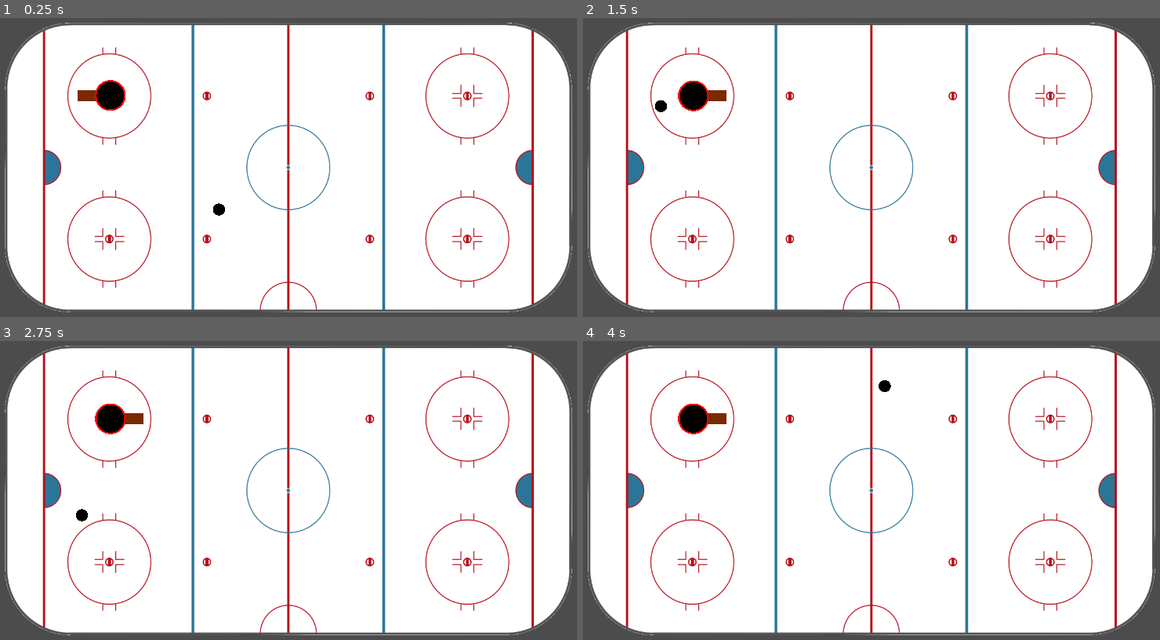
Above: before the commit, frames 1-4 (two rows, left to right).
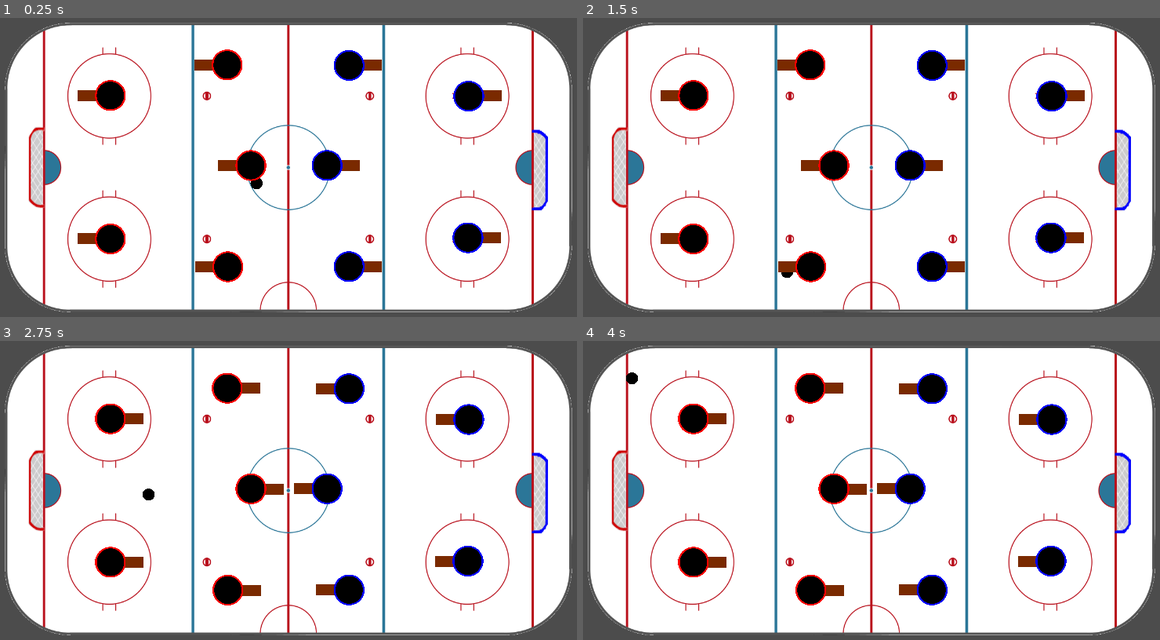
Above: after the commit, the same moments.

Repository: excelsi0r/IceHockeyArcade
Game: Godot game, scene res://Root.tscn
Same seed, same stepped clock (60 frames per second), same inputs: the game is played once before the commit and once after it.
Inputs:
- Up to frame 1 (0.25 s): no input
- Up to frame 2 (1.5 s): hold W 0.53-1.28 s; hold S from 1.28 s (still down)
- Up to frame 3 (2.75 s): release S at 2.03 s; hold W from 2.03 s (still down)
- Up to frame 4 (4 s): release W at 3.53 s; hold S from 3.53 s (still down)

The runs differ from the first frame. In frame 1, 6.3% of the frame differs, in the area x 4-95%, y 10-89%; in frame 2, 6.5%; in frame 3, 6.3%; in frame 4, 6.3%.

Commit message:
added goals

Diff:
--- a/IceHockey/Disk.gd
+++ b/IceHockey/Disk.gd
@@ -1,10 +1,13 @@
 extends KinematicBody2D
 
-var INIT_SPEED = 10
+var INIT_SPEED = 5
 var velocity = Vector2()
+var INIT_POS = Vector2()
 
 func _ready():
 	velocity = Vector2(rand_range(-INIT_SPEED/2, -INIT_SPEED), rand_range(0, INIT_SPEED/2))
+	INIT_POS = global_position
+
 	pass
 
 func _process(delta):
@@ -13,3 +16,8 @@
 	if collision:
 		velocity = velocity.bounce(collision.normal)
 	pass
+
+func reset():
+	global_position = INIT_POS
+	velocity = Vector2(rand_range(-INIT_SPEED/2, -INIT_SPEED), rand_range(0, INIT_SPEED/2))
+	pass
--- /dev/null
+++ b/IceHockey/GoalArea.gd
@@ -0,0 +1,13 @@
+extends Area2D
+
+func _ready():
+	connect("body_entered",self,"_on_Area2D_body_enter")
+	pass
+
+func _on_Area2D_body_enter( body ):
+	if body.has_method("reset"): body.reset()
+
+#func _process(delta):
+#	# Called every frame. Delta is time since last frame.
+#	# Update game logic here.
+#	pass
--- a/IceHockey/Left1.gd
+++ b/IceHockey/Left1.gd
@@ -4,7 +4,7 @@
 var ROT_MAX_S
 var INIT_ROT
 
-const SPEED = 10*PI #duas voltas por segundo
+const SPEED = 5*PI #duas voltas por segundo
 
 func _ready():
 	ROT_MAX_W = rotation + PI
--- /dev/null
+++ b/IceHockey/Rigth1.gd
@@ -0,0 +1,41 @@
+extends Node2D
+
+var ROT_MAX_W
+var ROT_MAX_S
+var INIT_ROT
+
+const SPEED = 5*PI #duas voltas por segundo
+
+func _ready():
+	ROT_MAX_W = rotation - PI
+	ROT_MAX_S = rotation + PI
+	INIT_ROT = rotation
+	pass
+
+func _process(delta):
+
+	var increment = SPEED*delta
+
+	var incremented_rotation_w = rotation - increment
+	var incremented_rotation_s = rotation + increment
+
+	if Input.is_key_pressed(KEY_W) && incremented_rotation_w > ROT_MAX_W:
+		rotate(-increment)
+	elif Input.is_key_pressed(KEY_W) && incremented_rotation_w <= ROT_MAX_W:
+		rotation = ROT_MAX_W
+	elif !Input.is_key_pressed(KEY_W) && !Input.is_key_pressed(KEY_S) && rotation < INIT_ROT:
+		if rotation + (increment) > INIT_ROT:
+			rotation = INIT_ROT
+		else:
+			rotate(increment)
+	elif Input.is_key_pressed(KEY_S) && incremented_rotation_s < ROT_MAX_S:
+		rotate(increment)
+	elif Input.is_key_pressed(KEY_S) && incremented_rotation_s >= ROT_MAX_S:
+		rotation = ROT_MAX_S
+	elif !Input.is_key_pressed(KEY_W) && !Input.is_key_pressed(KEY_S) && rotation > INIT_ROT:
+		if rotation - (increment) < INIT_ROT:
+			rotation = INIT_ROT
+		else:
+			rotate(-increment)
+
+	pass
--- a/IceHockey/Root.tscn
+++ b/IceHockey/Root.tscn
@@ -1,42 +1,19 @@
-[gd_scene load_steps=13 format=2]
+[gd_scene load_steps=19 format=2]
 
 [ext_resource path="res://textures/hockey_no_background_white.png" type="Texture" id=1]
 [ext_resource path="res://textures/hockey_no_background.png" type="Texture" id=2]
-[ext_resource path="res://Disk.gd" type="Script" id=3]
-[ext_resource path="res://textures/disk.png" type="Texture" id=4]
-[ext_resource path="res://Left1.gd" type="Script" id=5]
-[ext_resource path="res://textures/stick.png" type="Texture" id=6]
-[ext_resource path="res://textures/player-red.png" type="Texture" id=7]
+[ext_resource path="res://textures/goal_red.png" type="Texture" id=3]
+[ext_resource path="res://GoalArea.gd" type="Script" id=4]
+[ext_resource path="res://textures/goal_blue.png" type="Texture" id=5]
+[ext_resource path="res://Disk.gd" type="Script" id=6]
+[ext_resource path="res://textures/disk.png" type="Texture" id=7]
+[ext_resource path="res://Left1.gd" type="Script" id=8]
+[ext_resource path="res://textures/stick.png" type="Texture" id=9]
+[ext_resource path="res://textures/player-red.png" type="Texture" id=10]
+[ext_resource path="res://Rigth1.gd" type="Script" id=11]
+[ext_resource path="res://textures/player-blue.png" type="Texture" id=12]
 
 [sub_resource type="SpriteFrames" id=2]
-
-animations = [ {
-"frames": [ ExtResource( 4 ) ],
-"loop": true,
-"name": "default",
-"speed": 5.0
-} ]
-
-[sub_resource type="CircleShape2D" id=3]
-
-custom_solver_bias = 0.0
-radius = 10.0
-
-[sub_resource type="RectangleShape2D" id=4]
-
-custom_solver_bias = 0.0
-extents = Vector2( 15.0455, 13.9633 )
-
-[sub_resource type="SpriteFrames" id=5]
-
-animations = [ {
-"frames": [ ExtResource( 6 ) ],
-"loop": true,
-"name": "default",
-"speed": 5.0
-} ]
-
-[sub_resource type="SpriteFrames" id=6]
 
 animations = [ {
 "frames": [ ExtResource( 7 ) ],
@@ -45,6 +22,43 @@
 "speed": 5.0
 } ]
 
+[sub_resource type="CircleShape2D" id=3]
+
+custom_solver_bias = 0.0
+radius = 10.0
+
+[sub_resource type="RectangleShape2D" id=4]
+
+custom_solver_bias = 0.0
+extents = Vector2( 15.0455, 13.9633 )
+
+[sub_resource type="SpriteFrames" id=5]
+
+animations = [ {
+"frames": [ ExtResource( 9 ) ],
+"loop": true,
+"name": "default",
+"speed": 5.0
+} ]
+
+[sub_resource type="SpriteFrames" id=6]
+
+animations = [ {
+"frames": [ ExtResource( 10 ) ],
+"loop": true,
+"name": "default",
+"speed": 5.0
+} ]
+
+[sub_resource type="SpriteFrames" id=7]
+
+animations = [ {
+"frames": [ ExtResource( 12 ) ],
+"loop": true,
+"name": "default",
+"speed": 5.0
+} ]
+
 [node name="IceHockey" type="Node2D" index="0"]
 
 __meta__ = {
@@ -73,10 +87,10 @@
 anchor_top = 0.0
 anchor_right = 0.0
 anchor_bottom = 0.0
-margin_left = -32.8792
-margin_top = -41.9167
-margin_right = 33.1208
-margin_bottom = 39.0833
+margin_left = -33.0
+margin_top = -42.0
+margin_right = 33.0
+margin_bottom = 39.0
 rect_pivot_offset = Vector2( 0, 0 )
 rect_clip_content = false
 mouse_filter = 1
@@ -90,42 +104,16 @@
 "_edit_lock_": true
 }
 
-[node name="Ring" type="CollisionPolygon2D" parent="Field" index="1"]
-
-position = Vector2( -36.0845, -43.1606 )
-scale = Vector2( 0.0698428, 0.138182 )
-build_mode = 0
-polygon = PoolVector2Array( 510.892, 65.2949, 153, 66.9999, 106, 78.9999, 66.9999, 110, 50.9999, 152, 46.9999, 447, 61.9999, 498, 84.9999, 525, 121.915, 549.035, 153, 553, 873, 554, 920, 545, 954, 520, 976, 484, 988, 445, 990.12, 174.497, 969.362, 114.932, 937.775, 83.3449, 879.112, 65.2949, 511, 64.9999, 512.022, 80.8739, 880.015, 78.8324, 929.652, 94.1749, 962.142, 129.372, 975.68, 173.595, 972.972, 445.247, 965, 481, 947, 511, 913, 536, 872, 544, 154, 542, 121.012, 534.595, 93.9374, 517.447, 72.9999, 491, 58.9999, 452, 60.9999, 158, 79.9999, 118, 111, 89.9999, 153.888, 80.2972, 511.795, 79.7349 )
-_sections_unfolded = [ "Material" ]
-__meta__ = {
-"_edit_lock_": true
-}
-
-[node name="Field2" type="StaticBody2D" parent="." index="1"]
-
-position = Vector2( 506.737, 303.105 )
-scale = Vector2( 14.3179, 7.23684 )
-input_pickable = false
-collision_layer = 1
-collision_mask = 1
-constant_linear_velocity = Vector2( 0, 0 )
-constant_angular_velocity = 0.0
-friction = 1.0
-bounce = 0.0
-__meta__ = {
-"_edit_lock_": true
-}
-
-[node name="Background" type="TextureRect" parent="Field2" index="0"]
+[node name="Background2" type="TextureRect" parent="Field" index="1"]
 
 anchor_left = 0.0
 anchor_top = 0.0
 anchor_right = 0.0
 anchor_bottom = 0.0
-margin_left = -32.8792
-margin_top = -41.9167
-margin_right = 33.1208
-margin_bottom = 39.0833
+margin_left = -33.0
+margin_top = -42.0
+margin_right = 33.0
+margin_bottom = 39.0
 rect_pivot_offset = Vector2( 0, 0 )
 rect_clip_content = false
 mouse_filter = 1
@@ -139,7 +127,7 @@
 "_edit_lock_": true
 }
 
-[node name="Ring" type="CollisionPolygon2D" parent="Field2" index="1"]
+[node name="Ring" type="CollisionPolygon2D" parent="Field" index="2"]
 
 position = Vector2( -36.0845, -43.1606 )
 scale = Vector2( 0.0698428, 0.138182 )
@@ -150,15 +138,155 @@
 "_edit_lock_": true
 }
 
-[node name="Disk" type="KinematicBody2D" parent="." index="2"]
-
-editor/display_folded = true
+[node name="RedGoal" type="Node2D" parent="." index="1"]
+
+editor/display_folded = true
+position = Vector2( 119, 300 )
+
+[node name="GoalTexture" type="TextureRect" parent="RedGoal" index="0"]
+
+anchor_left = 0.0
+anchor_top = 0.0
+anchor_right = 0.0
+anchor_bottom = 0.0
+margin_left = -122.0
+margin_top = 156.0
+margin_right = 190.0
+margin_bottom = 356.0
+rect_rotation = -89.9634
+rect_pivot_offset = Vector2( 0, 0 )
+rect_clip_content = false
+mouse_filter = 1
+mouse_default_cursor_shape = 0
+size_flags_horizontal = 1
+size_flags_vertical = 1
+texture = ExtResource( 3 )
+expand = true
+stretch_mode = 0
+__meta__ = {
+"_edit_lock_": true
+}
+
+[node name="GoalArea" type="Area2D" parent="RedGoal" index="1"]
+
+editor/display_folded = true
+input_pickable = true
+gravity_vec = Vector2( 0, 1 )
+gravity = 98.0
+linear_damp = 0.1
+angular_damp = 1.0
+audio_bus_override = false
+audio_bus_name = "Master"
+script = ExtResource( 4 )
+__meta__ = {
+"_edit_lock_": true
+}
+
+[node name="GoalCollisiondetect" type="CollisionPolygon2D" parent="RedGoal/GoalArea" index="0"]
+
+build_mode = 0
+polygon = PoolVector2Array( -11.1327, -59.1818, -21.9371, -59.7088, -30.3697, -49.6951, -30.6332, 52.5507, -23.5182, 59.6657, -11.9233, 62.0374 )
+__meta__ = {
+"_edit_lock_": true
+}
+
+[node name="GoalPhysic" type="StaticBody2D" parent="RedGoal" index="2"]
+
+input_pickable = false
+collision_layer = 1
+collision_mask = 1
+constant_linear_velocity = Vector2( 0, 0 )
+constant_angular_velocity = 0.0
+friction = 1.0
+bounce = 0.0
+
+[node name="GoalWall" type="CollisionPolygon2D" parent="RedGoal/GoalPhysic" index="0"]
+
+build_mode = 0
+polygon = PoolVector2Array( -11.6109, -63.8347, -22.3398, -64.3224, -34.5316, -49.2044, -35.0193, 53.695, -25.2658, 63.4485, -11.1232, 66.3745, -10.6355, 61.9855, -22.8274, 60.0348, -31.1179, 52.232, -30.6302, -48.7167, -22.3398, -59.4456, -11.6109, -59.4456 )
+
+[node name="BlueGoal" type="Node2D" parent="." index="2"]
+
+editor/display_folded = true
+position = Vector2( 896.7, 307.095 )
+rotation = -3.14068
+
+[node name="GoalTexture" type="TextureRect" parent="BlueGoal" index="0"]
+
+anchor_left = 0.0
+anchor_top = 0.0
+anchor_right = 0.0
+anchor_bottom = 0.0
+margin_left = -122.0
+margin_top = 156.0
+margin_right = 190.0
+margin_bottom = 356.0
+rect_rotation = -89.9634
+rect_pivot_offset = Vector2( 0, 0 )
+rect_clip_content = false
+mouse_filter = 1
+mouse_default_cursor_shape = 0
+size_flags_horizontal = 1
+size_flags_vertical = 1
+texture = ExtResource( 5 )
+expand = true
+stretch_mode = 0
+__meta__ = {
+"_edit_lock_": true
+}
+
+[node name="GoalArea" type="Area2D" parent="BlueGoal" index="1"]
+
+editor/display_folded = true
+input_pickable = true
+gravity_vec = Vector2( 0, 1 )
+gravity = 98.0
+linear_damp = 0.1
+angular_damp = 1.0
+audio_bus_override = false
+audio_bus_name = "Master"
+script = ExtResource( 4 )
+__meta__ = {
+"_edit_lock_": true
+}
+
+[node name="GoalCollisiondetect" type="CollisionPolygon2D" parent="BlueGoal/GoalArea" index="0"]
+
+build_mode = 0
+polygon = PoolVector2Array( -11.1327, -59.1818, -21.9371, -59.7088, -30.3697, -49.6951, -30.6332, 52.5507, -23.5182, 59.6657, -11.9233, 62.0374 )
+__meta__ = {
+"_edit_lock_": true
+}
+
+[node name="GoalPhysic" type="StaticBody2D" parent="BlueGoal" index="2"]
+
+input_pickable = false
+collision_layer = 1
+collision_mask = 1
+constant_linear_velocity = Vector2( 0, 0 )
+constant_angular_velocity = 0.0
+friction = 1.0
+bounce = 0.0
+__meta__ = {
+"_edit_lock_": true
+}
+
+[node name="GoalWall" type="CollisionPolygon2D" parent="BlueGoal/GoalPhysic" index="0"]
+
+build_mode = 0
+polygon = PoolVector2Array( -11.6109, -63.8347, -22.3398, -64.3224, -34.5316, -49.2044, -35.0193, 53.695, -25.2658, 63.4485, -11.1232, 66.3745, -10.6355, 61.9855, -22.8274, 60.0348, -31.1179, 52.232, -30.6302, -48.7167, -22.3398, -59.4456, -11.6109, -59.4456 )
+__meta__ = {
+"_edit_lock_": true
+}
+
+[node name="Disk" type="KinematicBody2D" parent="." index="3"]
+
 position = Vector2( 508.507, 295.193 )
 input_pickable = false
 collision_layer = 1
 collision_mask = 1
 collision/safe_margin = 0.08
-script = ExtResource( 3 )
+script = ExtResource( 6 )
 __meta__ = {
 "_edit_lock_": true
 }
@@ -181,8 +309,9 @@
 "_edit_lock_": true
 }
 
-[node name="Players" type="Node2D" parent="." index="3"]
-
+[node name="Players" type="Node2D" parent="." index="4"]
+
+editor/display_folded = true
 position = Vector2( 510.803, 299.169 )
 __meta__ = {
 "_edit_lock_": true
@@ -190,8 +319,9 @@
 
 [node name="Left1" type="Node2D" parent="Players" index="0"]
 
+editor/display_folded = true
 position = Vector2( -293.382, -115.008 )
-script = ExtResource( 5 )
+script = ExtResource( 8 )
 _sections_unfolded = [ "Pause" ]
 
 [node name="KinematicBody2D" type="KinematicBody2D" parent="Players/Left1" index="0"]
@@ -236,3 +366,453 @@
 __meta__ = {
 "_edit_lock_": true
 }
+
+[node name="Left2" type="Node2D" parent="Players" index="1"]
+
+editor/display_folded = true
+position = Vector2( -293.382, 118.787 )
+script = ExtResource( 8 )
+_sections_unfolded = [ "Pause" ]
+
+[node name="KinematicBody2D" type="KinematicBody2D" parent="Players/Left2" index="0"]
+
+editor/display_folded = true
+position = Vector2( -37.8722, -0.191833 )
+scale = Vector2( 0.476834, 0.280015 )
+input_pickable = false
+collision_layer = 1
+collision_mask = 1
+collision/safe_margin = 0.08
+_sections_unfolded = [ "Transform" ]
+__meta__ = {
+"_edit_lock_": true
+}
+
+[node name="CollisionShape2D" type="CollisionShape2D" parent="Players/Left2/KinematicBody2D" index="0"]
+
+position = Vector2( -1.07324, -0.808533 )
+scale = Vector2( 2.10029, 2.33462 )
+shape = SubResource( 4 )
+__meta__ = {
+"_edit_lock_": true
+}
+
+[node name="AnimatedSprite" type="AnimatedSprite" parent="Players/Left2/KinematicBody2D" index="1"]
+
+position = Vector2( -1.4979, -0.986277 )
+scale = Vector2( 0.16054, 0.319544 )
+frames = SubResource( 5 )
+animation = "default"
+__meta__ = {
+"_edit_lock_": true
+}
+
+[node name="AnimatedSprite" type="AnimatedSprite" parent="Players/Left2" index="1"]
+
+scale = Vector2( 0.167442, 0.168367 )
+frames = SubResource( 6 )
+animation = "default"
+_sections_unfolded = [ "Transform" ]
+__meta__ = {
+"_edit_lock_": true
+}
+
+[node name="Left3" type="Node2D" parent="Players" index="2"]
+
+editor/display_folded = true
+position = Vector2( -102.8, -164.869 )
+script = ExtResource( 8 )
+_sections_unfolded = [ "Pause" ]
+
+[node name="KinematicBody2D" type="KinematicBody2D" parent="Players/Left3" index="0"]
+
+editor/display_folded = true
+position = Vector2( -37.8722, -0.191833 )
+scale = Vector2( 0.476834, 0.280015 )
+input_pickable = false
+collision_layer = 1
+collision_mask = 1
+collision/safe_margin = 0.08
+_sections_unfolded = [ "Transform" ]
+__meta__ = {
+"_edit_lock_": true
+}
+
+[node name="CollisionShape2D" type="CollisionShape2D" parent="Players/Left3/KinematicBody2D" index="0"]
+
+position = Vector2( -1.07324, -0.808533 )
+scale = Vector2( 2.10029, 2.33462 )
+shape = SubResource( 4 )
+__meta__ = {
+"_edit_lock_": true
+}
+
+[node name="AnimatedSprite" type="AnimatedSprite" parent="Players/Left3/KinematicBody2D" index="1"]
+
+position = Vector2( -1.4979, -0.986277 )
+scale = Vector2( 0.16054, 0.319544 )
+frames = SubResource( 5 )
+animation = "default"
+__meta__ = {
+"_edit_lock_": true
+}
+
+[node name="AnimatedSprite" type="AnimatedSprite" parent="Players/Left3" index="1"]
+
+scale = Vector2( 0.167442, 0.168367 )
+frames = SubResource( 6 )
+animation = "default"
+_sections_unfolded = [ "Transform" ]
+__meta__ = {
+"_edit_lock_": true
+}
+
+[node name="Left4" type="Node2D" parent="Players" index="3"]
+
+editor/display_folded = true
+position = Vector2( -101.692, 164.217 )
+script = ExtResource( 8 )
+_sections_unfolded = [ "Pause" ]
+
+[node name="KinematicBody2D" type="KinematicBody2D" parent="Players/Left4" index="0"]
+
+editor/display_folded = true
+position = Vector2( -37.8722, -0.191833 )
+scale = Vector2( 0.476834, 0.280015 )
+input_pickable = false
+collision_layer = 1
+collision_mask = 1
+collision/safe_margin = 0.08
+_sections_unfolded = [ "Transform" ]
+__meta__ = {
+"_edit_lock_": true
+}
+
+[node name="CollisionShape2D" type="CollisionShape2D" parent="Players/Left4/KinematicBody2D" index="0"]
+
+position = Vector2( -1.07324, -0.808533 )
+scale = Vector2( 2.10029, 2.33462 )
+shape = SubResource( 4 )
+__meta__ = {
+"_edit_lock_": true
+}
+
+[node name="AnimatedSprite" type="AnimatedSprite" parent="Players/Left4/KinematicBody2D" index="1"]
+
+position = Vector2( -1.4979, -0.986277 )
+scale = Vector2( 0.16054, 0.319544 )
+frames = SubResource( 5 )
+animation = "default"
+__meta__ = {
+"_edit_lock_": true
+}
+
+[node name="AnimatedSprite" type="AnimatedSprite" parent="Players/Left4" index="1"]
+
+scale = Vector2( 0.167442, 0.168367 )
+frames = SubResource( 6 )
+animation = "default"
+_sections_unfolded = [ "Transform" ]
+__meta__ = {
+"_edit_lock_": true
+}
+
+[node name="Left5" type="Node2D" parent="Players" index="4"]
+
+editor/display_folded = true
+position = Vector2( -64.019, -0.880188 )
+script = ExtResource( 8 )
+_sections_unfolded = [ "Pause" ]
+
+[node name="KinematicBody2D" type="KinematicBody2D" parent="Players/Left5" index="0"]
+
+editor/display_folded = true
+position = Vector2( -37.8722, -0.191833 )
+scale = Vector2( 0.476834, 0.280015 )
+input_pickable = false
+collision_layer = 1
+collision_mask = 1
+collision/safe_margin = 0.08
+_sections_unfolded = [ "Transform" ]
+__meta__ = {
+"_edit_lock_": true
+}
+
+[node name="CollisionShape2D" type="CollisionShape2D" parent="Players/Left5/KinematicBody2D" index="0"]
+
+position = Vector2( -1.07324, -0.808533 )
+scale = Vector2( 2.10029, 2.33462 )
+shape = SubResource( 4 )
+__meta__ = {
+"_edit_lock_": true
+}
+
+[node name="AnimatedSprite" type="AnimatedSprite" parent="Players/Left5/KinematicBody2D" index="1"]
+
+position = Vector2( -1.4979, -0.986277 )
+scale = Vector2( 0.16054, 0.319544 )
+frames = SubResource( 5 )
+animation = "default"
+__meta__ = {
+"_edit_lock_": true
+}
+
+[node name="AnimatedSprite" type="AnimatedSprite" parent="Players/Left5" index="1"]
+
+scale = Vector2( 0.167442, 0.168367 )
+frames = SubResource( 6 )
+animation = "default"
+_sections_unfolded = [ "Transform" ]
+__meta__ = {
+"_edit_lock_": true
+}
+
+[node name="Rigth1" type="Node2D" parent="Players" index="5"]
+
+editor/display_folded = true
+position = Vector2( 291.66, -113.9 )
+script = ExtResource( 11 )
+_sections_unfolded = [ "Pause" ]
+
+[node name="KinematicBody2D" type="KinematicBody2D" parent="Players/Rigth1" index="0"]
+
+editor/display_folded = true
+position = Vector2( 39.0845, -0.191833 )
+scale = Vector2( 0.476834, 0.280015 )
+input_pickable = false
+collision_layer = 1
+collision_mask = 1
+collision/safe_margin = 0.08
+_sections_unfolded = [ "Transform" ]
+__meta__ = {
+"_edit_lock_": true
+}
+
+[node name="CollisionShape2D" type="CollisionShape2D" parent="Players/Rigth1/KinematicBody2D" index="0"]
+
+position = Vector2( -1.07324, -0.808533 )
+scale = Vector2( 2.10029, 2.33462 )
+shape = SubResource( 4 )
+__meta__ = {
+"_edit_lock_": true
+}
+
+[node name="AnimatedSprite" type="AnimatedSprite" parent="Players/Rigth1/KinematicBody2D" index="1"]
+
+position = Vector2( -1.4979, -0.986277 )
+scale = Vector2( 0.16054, 0.319544 )
+frames = SubResource( 5 )
+animation = "default"
+__meta__ = {
+"_edit_lock_": true
+}
+
+[node name="AnimatedSprite" type="AnimatedSprite" parent="Players/Rigth1" index="1"]
+
+scale = Vector2( 0.167442, 0.168367 )
+frames = SubResource( 7 )
+animation = "default"
+_sections_unfolded = [ "Transform" ]
+__meta__ = {
+"_edit_lock_": true
+}
+
+[node name="Rigth2" type="Node2D" parent="Players" index="6"]
+
+editor/display_folded = true
+position = Vector2( 290.333, 116.971 )
+script = ExtResource( 11 )
+_sections_unfolded = [ "Pause" ]
+
+[node name="KinematicBody2D" type="KinematicBody2D" parent="Players/Rigth2" index="0"]
+
+editor/display_folded = true
+position = Vector2( 39.0845, -0.191833 )
+scale = Vector2( 0.476834, 0.280015 )
+input_pickable = false
+collision_layer = 1
+collision_mask = 1
+collision/safe_margin = 0.08
+_sections_unfolded = [ "Transform" ]
+__meta__ = {
+"_edit_lock_": true
+}
+
+[node name="CollisionShape2D" type="CollisionShape2D" parent="Players/Rigth2/KinematicBody2D" index="0"]
+
+position = Vector2( -1.07324, -0.808533 )
+scale = Vector2( 2.10029, 2.33462 )
+shape = SubResource( 4 )
+__meta__ = {
+"_edit_lock_": true
+}
+
+[node name="AnimatedSprite" type="AnimatedSprite" parent="Players/Rigth2/KinematicBody2D" index="1"]
+
+position = Vector2( -1.4979, -0.986277 )
+scale = Vector2( 0.16054, 0.319544 )
+frames = SubResource( 5 )
+animation = "default"
+__meta__ = {
+"_edit_lock_": true
+}
+
+[node name="AnimatedSprite" type="AnimatedSprite" parent="Players/Rigth2" index="1"]
+
+scale = Vector2( 0.167442, 0.168367 )
+frames = SubResource( 7 )
+animation = "default"
+_sections_unfolded = [ "Transform" ]
+__meta__ = {
+"_edit_lock_": true
+}
+
+[node name="Rigth3" type="Node2D" parent="Players" index="7"]
+
+editor/display_folded = true
+position = Vector2( 96.3329, 163.971 )
+script = ExtResource( 11 )
+_sections_unfolded = [ "Pause" ]
+
+[node name="KinematicBody2D" type="KinematicBody2D" parent="Players/Rigth3" index="0"]
+
+editor/display_folded = true
+position = Vector2( 39.0845, -0.191833 )
+scale = Vector2( 0.476834, 0.280015 )
+input_pickable = false
+collision_layer = 1
+collision_mask = 1
+collision/safe_margin = 0.08
+_sections_unfolded = [ "Transform" ]
+__meta__ = {
+"_edit_lock_": true
+}
+
+[node name="CollisionShape2D" type="CollisionShape2D" parent="Players/Rigth3/KinematicBody2D" index="0"]
+
+position = Vector2( -1.07324, -0.808533 )
+scale = Vector2( 2.10029, 2.33462 )
+shape = SubResource( 4 )
+__meta__ = {
+"_edit_lock_": true
+}
+
+[node name="AnimatedSprite" type="AnimatedSprite" parent="Players/Rigth3/KinematicBody2D" index="1"]
+
+position = Vector2( -1.4979, -0.986277 )
+scale = Vector2( 0.16054, 0.319544 )
+frames = SubResource( 5 )
+animation = "default"
+__meta__ = {
+"_edit_lock_": true
+}
+
+[node name="AnimatedSprite" type="AnimatedSprite" parent="Players/Rigth3" index="1"]
+
+scale = Vector2( 0.167442, 0.168367 )
+frames = SubResource( 7 )
+animation = "default"
+_sections_unfolded = [ "Transform" ]
+__meta__ = {
+"_edit_lock_": true
+}
+
+[node name="Rigth4" type="Node2D" parent="Players" index="8"]
+
+editor/display_folded = true
+position = Vector2( 60.3329, -1.02927 )
+script = ExtResource( 11 )
+_sections_unfolded = [ "Pause" ]
+
+[node name="KinematicBody2D" type="KinematicBody2D" parent="Players/Rigth4" index="0"]
+
+editor/display_folded = true
+position = Vector2( 39.0845, -0.191833 )
+scale = Vector2( 0.476834, 0.280015 )
+input_pickable = false
+collision_layer = 1
+collision_mask = 1
+collision/safe_margin = 0.08
+_sections_unfolded = [ "Transform" ]
+__meta__ = {
+"_edit_lock_": true
+}
+
+[node name="CollisionShape2D" type="CollisionShape2D" parent="Players/Rigth4/KinematicBody2D" index="0"]
+
+position = Vector2( -1.07324, -0.808533 )
+scale = Vector2( 2.10029, 2.33462 )
+shape = SubResource( 4 )
+__meta__ = {
+"_edit_lock_": true
+}
+
+[node name="AnimatedSprite" type="AnimatedSprite" parent="Players/Rigth4/KinematicBody2D" index="1"]
+
+position = Vector2( -1.4979, -0.986277 )
+scale = Vector2( 0.16054, 0.319544 )
+frames = SubResource( 5 )
+animation = "default"
+__meta__ = {
+"_edit_lock_": true
+}
+
+[node name="AnimatedSprite" type="AnimatedSprite" parent="Players/Rigth4" index="1"]
+
+scale = Vector2( 0.167442, 0.168367 )
+frames = SubResource( 7 )
+animation = "default"
+_sections_unfolded = [ "Transform" ]
+__meta__ = {
+"_edit_lock_": true
+}
+
+[node name="Rigth5" type="Node2D" parent="Players" index="9"]
+
+editor/display_folded = true
+position = Vector2( 96.3329, -164.029 )
+script = ExtResource( 11 )
+_sections_unfolded = [ "Pause" ]
+
+[node name="KinematicBody2D" type="KinematicBody2D" parent="Players/Rigth5" index="0"]
+
+editor/display_folded = true
+position = Vector2( 39.0845, -0.191833 )
+scale = Vector2( 0.476834, 0.280015 )
+input_pickable = false
+collision_layer = 1
+collision_mask = 1
+collision/safe_margin = 0.08
+_sections_unfolded = [ "Transform" ]
+__meta__ = {
+"_edit_lock_": true
+}
+
+[node name="CollisionShape2D" type="CollisionShape2D" parent="Players/Rigth5/KinematicBody2D" index="0"]
+
+position = Vector2( -1.07324, -0.808533 )
+scale = Vector2( 2.10029, 2.33462 )
+shape = SubResource( 4 )
+__meta__ = {
+"_edit_lock_": true
+}
+
+[node name="AnimatedSprite" type="AnimatedSprite" parent="Players/Rigth5/KinematicBody2D" index="1"]
+
+position = Vector2( -1.4979, -0.986277 )
+scale = Vector2( 0.16054, 0.319544 )
+frames = SubResource( 5 )
+animation = "default"
+__meta__ = {
+"_edit_lock_": true
+}
+
+[node name="AnimatedSprite" type="AnimatedSprite" parent="Players/Rigth5" index="1"]
+
+scale = Vector2( 0.167442, 0.168367 )
+frames = SubResource( 7 )
+animation = "default"
+_sections_unfolded = [ "Transform" ]
+__meta__ = {
+"_edit_lock_": true
+}
Binary file added: IceHockey/textures/goal_blue.png
Not shown, added: IceHockey/textures/goal_blue.png.import
Binary file added: IceHockey/textures/goal_red.png
Not shown, added: IceHockey/textures/goal_red.png.import
Not shown, added: IceHockey/gimp/goal.xcf
